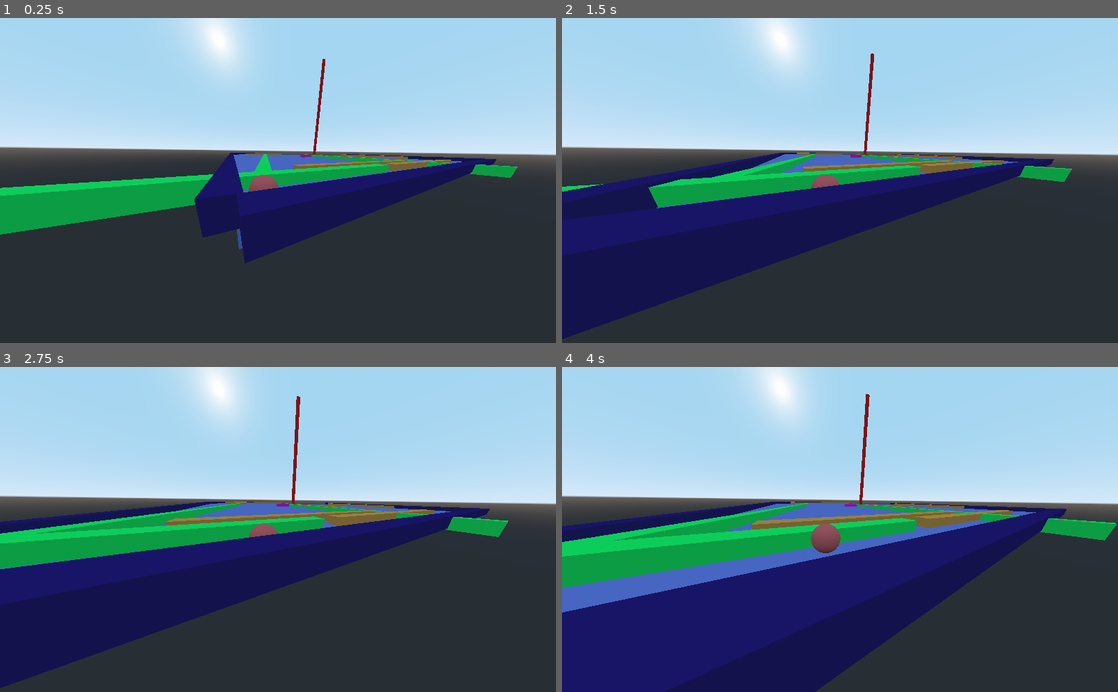
Above: before the commit, frames 1-4 (two rows, left to right).
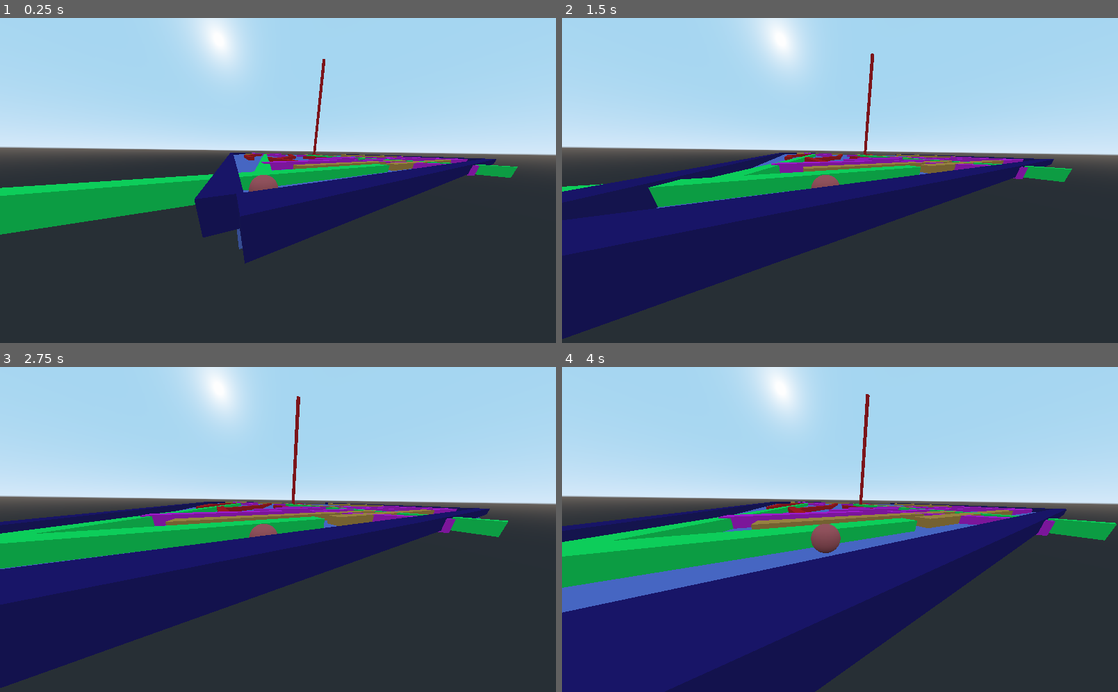
Above: after the commit, the same moments.

Repository: Chinuon/Bhulbhulaiya
Game: Godot game, scene res://Level1.tscn
The game is run twice, just before and just after one commit, with the same random seed, the same clock (stepped at 60 frames per second) and the same inputs. The project has no main scene, so this scene is started directly.
Inputs:
- Up to frame 1 (0.25 s): no input
- Up to frame 2 (1.5 s): tap Enter at 0.5 s; hold Right (ui_right) 0.53-1.28 s; hold Down (ui_down) from 1.28 s (still down)
- Up to frame 3 (2.75 s): tap Space at 2 s; release Down (ui_down) at 2.03 s; hold Right (ui_right) from 2.03 s (still down)
- Up to frame 4 (4 s): release Right (ui_right) at 2.78 s; hold Up (ui_up) 2.78-3.53 s; hold Left (ui_left) from 3.53 s (still down)

The runs differ from the first frame. In frame 1, 0.8% of the frame differs, in the area x 43-87%, y 41-49%; in frame 2, 1.0%; in frame 3, 1.3%; in frame 4, 1.6%, in the area x 28-89%, y 41-52%.

Commit message:
50% comp

Diff:
--- a/Level1.tscn
+++ b/Level1.tscn
@@ -51,6 +51,13 @@
 albedo_color = Color( 0.968627, 0.0862745, 0.870588, 1 )
 
 [sub_resource type="BoxShape" id=22]
+
+[sub_resource type="CubeMesh" id=23]
+
+[sub_resource type="SpatialMaterial" id=24]
+albedo_color = Color( 0.941176, 0.0901961, 0.0901961, 1 )
+
+[sub_resource type="BoxShape" id=25]
 
 [node name="Level1" type="Spatial"]
 
@@ -277,6 +284,7 @@
 shape = SubResource( 19 )
 
 [node name="StaticBody12" type="StaticBody" parent="walls"]
+transform = Transform( 1, 0, 0, 0, 1, 0, 0, 0, 1, 0, 0, -4.43806 )
 
 [node name="MeshInstance" type="MeshInstance" parent="walls/StaticBody12"]
 transform = Transform( 10, 0, 0, 0, 1, 0, 0, 0, 1, 0, 0, 0 )
@@ -286,4 +294,268 @@
 [node name="CollisionShape" type="CollisionShape" parent="walls/StaticBody12"]
 transform = Transform( 10, 0, 0, 0, 1, 0, 0, 0, 1, 0, 0, 0 )
 shape = SubResource( 22 )
+
+[node name="StaticBody13" type="StaticBody" parent="walls"]
+transform = Transform( 1, 0, 0, 0, 1, 0, 0, 0, 1, -2.53118, 0, 35.8143 )
+
+[node name="MeshInstance" type="MeshInstance" parent="walls/StaticBody13"]
+transform = Transform( 10, 0, 0, 0, 1, 0, 0, 0, 1, 0, 0, 0 )
+mesh = SubResource( 20 )
+material/0 = SubResource( 21 )
+
+[node name="CollisionShape" type="CollisionShape" parent="walls/StaticBody13"]
+transform = Transform( 10, 0, 0, 0, 1, 0, 0, 0, 1, 0, 0, 0 )
+shape = SubResource( 22 )
+
+[node name="StaticBody26" type="StaticBody" parent="walls"]
+transform = Transform( -0.456803, 0, 0.889568, -0.0530825, 0.998218, -0.0272585, -0.887983, -0.0596722, -0.455989, -24.1072, 0.156786, -18.4834 )
+
+[node name="MeshInstance" type="MeshInstance" parent="walls/StaticBody26"]
+transform = Transform( 10, 0, 0, 0, 1, 0, 0, 0, 1, 0, 0, 0 )
+mesh = SubResource( 20 )
+material/0 = SubResource( 21 )
+
+[node name="CollisionShape" type="CollisionShape" parent="walls/StaticBody26"]
+transform = Transform( 10, 0, 0, 0, 1, 0, 0, 0, 1, 0, 0, 0 )
+shape = SubResource( 22 )
+
+[node name="StaticBody14" type="StaticBody" parent="walls"]
+transform = Transform( -0.999164, 0, 0.0408816, 0, 1, 0, -0.0408816, 0, -0.999164, 11.6338, 0, 29.2859 )
+
+[node name="MeshInstance" type="MeshInstance" parent="walls/StaticBody14"]
+transform = Transform( 10, 0, 0, 0, 1, 0, 0, 0, 1, 0, 0, 0 )
+mesh = SubResource( 20 )
+material/0 = SubResource( 21 )
+
+[node name="CollisionShape" type="CollisionShape" parent="walls/StaticBody14"]
+transform = Transform( 10, 0, 0, 0, 1, 0, 0, 0, 1, 0, 0, 0 )
+shape = SubResource( 22 )
+
+[node name="StaticBody15" type="StaticBody" parent="walls"]
+transform = Transform( 0.0199827, 0, 0.9998, 0, 1, 0, -0.9998, 0, 0.0199827, 11.6338, 0, 29.802 )
+
+[node name="MeshInstance" type="MeshInstance" parent="walls/StaticBody15"]
+transform = Transform( 10, 0, 0, 0, 1, 0, 0, 0, 1, 0, 0, 0 )
+mesh = SubResource( 20 )
+material/0 = SubResource( 21 )
+
+[node name="CollisionShape" type="CollisionShape" parent="walls/StaticBody15"]
+transform = Transform( 10, 0, 0, 0, 1, 0, 0, 0, 1, 0, 0, 0 )
+shape = SubResource( 22 )
+
+[node name="StaticBody16" type="StaticBody" parent="walls"]
+transform = Transform( 0.999615, 0, -0.0277473, 0, 1, 0, 0.0277473, 0, 0.999615, 32.4116, 0, 44.6505 )
+
+[node name="MeshInstance" type="MeshInstance" parent="walls/StaticBody16"]
+transform = Transform( 10, 0, 0, 0, 1, 0, 0, 0, 1, 0, 0, 0 )
+mesh = SubResource( 20 )
+material/0 = SubResource( 21 )
+
+[node name="CollisionShape" type="CollisionShape" parent="walls/StaticBody16"]
+transform = Transform( 10, 0, 0, 0, 1, 0, 0, 0, 1, 0, 0, 0 )
+shape = SubResource( 22 )
+
+[node name="StaticBody17" type="StaticBody" parent="walls"]
+transform = Transform( 0.00624832, 0, 0.999981, 0, 1, 0, -0.999981, 0, 0.00624832, 41.8071, 0, 34.7667 )
+
+[node name="MeshInstance" type="MeshInstance" parent="walls/StaticBody17"]
+transform = Transform( 10, 0, 0, 0, 1, 0, 0, 0, 1, 0, 0, 0 )
+mesh = SubResource( 20 )
+material/0 = SubResource( 21 )
+
+[node name="CollisionShape" type="CollisionShape" parent="walls/StaticBody17"]
+transform = Transform( 10, 0, 0, 0, 1, 0, 0, 0, 1, 0, 0, 0 )
+shape = SubResource( 22 )
+
+[node name="StaticBody18" type="StaticBody" parent="walls"]
+transform = Transform( -0.630473, 0, 0.776212, 0, 1, 0, -0.776212, 0, -0.630473, 27.8891, 0, 37.3377 )
+
+[node name="MeshInstance" type="MeshInstance" parent="walls/StaticBody18"]
+transform = Transform( 10, 0, 0, 0, 1, 0, 0, 0, 1, 0, 0, 0 )
+mesh = SubResource( 20 )
+material/0 = SubResource( 21 )
+
+[node name="CollisionShape" type="CollisionShape" parent="walls/StaticBody18"]
+transform = Transform( 10, 0, 0, 0, 1, 0, 0, 0, 1, 0, 0, 0 )
+shape = SubResource( 22 )
+
+[node name="StaticBody19" type="StaticBody" parent="walls"]
+transform = Transform( -0.630473, 0, 0.776212, 0, 1, 0, -0.776212, 0, -0.630473, -11.3189, 0, 43.8409 )
+
+[node name="MeshInstance" type="MeshInstance" parent="walls/StaticBody19"]
+transform = Transform( 10, 0, 0, 0, 1, 0, 0, 0, 1, 0, 0, 0 )
+mesh = SubResource( 20 )
+material/0 = SubResource( 21 )
+
+[node name="CollisionShape" type="CollisionShape" parent="walls/StaticBody19"]
+transform = Transform( 10, 0, 0, 0, 1, 0, 0, 0, 1, 0, 0, 0 )
+shape = SubResource( 22 )
+
+[node name="StaticBody20" type="StaticBody" parent="walls"]
+transform = Transform( -0.999989, 0, 0.0047996, 0, 1, 0, -0.0047996, 0, -0.999989, -34.5406, 0.156786, 35.8187 )
+
+[node name="MeshInstance" type="MeshInstance" parent="walls/StaticBody20"]
+transform = Transform( 10, 0, 0, 0, 1, 0, 0, 0, 1, 0, 0, 0 )
+mesh = SubResource( 20 )
+material/0 = SubResource( 21 )
+
+[node name="CollisionShape" type="CollisionShape" parent="walls/StaticBody20"]
+transform = Transform( 10, 0, 0, 0, 1, 0, 0, 0, 1, 0, 0, 0 )
+shape = SubResource( 22 )
+
+[node name="StaticBody21" type="StaticBody" parent="walls"]
+transform = Transform( -0.999989, 0, 0.0047996, 0, 1, 0, -0.0047996, 0, -0.999989, -19.1414, 0.156786, 31.1621 )
+
+[node name="MeshInstance" type="MeshInstance" parent="walls/StaticBody21"]
+transform = Transform( 10, 0, 0, 0, 1, 0, 0, 0, 1, 0, 0, 0 )
+mesh = SubResource( 20 )
+material/0 = SubResource( 21 )
+
+[node name="CollisionShape" type="CollisionShape" parent="walls/StaticBody21"]
+transform = Transform( 10, 0, 0, 0, 1, 0, 0, 0, 1, 0, 0, 0 )
+shape = SubResource( 22 )
+
+[node name="StaticBody22" type="StaticBody" parent="walls"]
+transform = Transform( -0.999989, 0, 0.0047996, 0, 1, 0, -0.0047996, 0, -0.999989, -11.7216, 0.156786, 26.3945 )
+
+[node name="MeshInstance" type="MeshInstance" parent="walls/StaticBody22"]
+transform = Transform( 10, 0, 0, 0, 1, 0, 0, 0, 1, 0, 0, 0 )
+mesh = SubResource( 20 )
+material/0 = SubResource( 21 )
+
+[node name="CollisionShape" type="CollisionShape" parent="walls/StaticBody22"]
+transform = Transform( 10, 0, 0, 0, 1, 0, 0, 0, 1, 0, 0, 0 )
+shape = SubResource( 22 )
+
+[node name="StaticBody23" type="StaticBody" parent="walls"]
+transform = Transform( 0.0071907, 0, 0.999974, 0, 1, 0, -0.999974, 0, 0.0071907, -31.7083, 0.156786, -33.7947 )
+
+[node name="MeshInstance" type="MeshInstance" parent="walls/StaticBody23"]
+transform = Transform( 10, 0, 0, 0, 1, 0, 0, 0, 1, 0, 0, 0 )
+mesh = SubResource( 20 )
+material/0 = SubResource( 21 )
+
+[node name="CollisionShape" type="CollisionShape" parent="walls/StaticBody23"]
+transform = Transform( 10, 0, 0, 0, 1, 0, 0, 0, 1, 0, 0, 0 )
+shape = SubResource( 22 )
+
+[node name="StaticBody24" type="StaticBody" parent="walls"]
+transform = Transform( 0.0071907, 0, 0.999974, 0, 1, 0, -0.999974, 0, 0.0071907, -28.2947, 0.156786, -29.7069 )
+
+[node name="MeshInstance" type="MeshInstance" parent="walls/StaticBody24"]
+transform = Transform( 10, 0, 0, 0, 1, 0, 0, 0, 1, 0, 0, 0 )
+mesh = SubResource( 20 )
+material/0 = SubResource( 21 )
+
+[node name="CollisionShape" type="CollisionShape" parent="walls/StaticBody24"]
+transform = Transform( 10, 0, 0, 0, 1, 0, 0, 0, 1, 0, 0, 0 )
+shape = SubResource( 22 )
+
+[node name="StaticBody25" type="StaticBody" parent="walls"]
+transform = Transform( 0.0071907, 0, 0.999974, 0, 1, 0, -0.999974, 0, 0.0071907, -24.1072, 0.156786, -6.02136 )
+
+[node name="MeshInstance" type="MeshInstance" parent="walls/StaticBody25"]
+transform = Transform( 10, 0, 0, 0, 1, 0, 0, 0, 1, 0, 0, 0 )
+mesh = SubResource( 20 )
+material/0 = SubResource( 21 )
+
+[node name="CollisionShape" type="CollisionShape" parent="walls/StaticBody25"]
+transform = Transform( 10, 0, 0, 0, 1, 0, 0, 0, 1, 0, 0, 0 )
+shape = SubResource( 22 )
+
+[node name="StaticBody27" type="StaticBody" parent="walls"]
+transform = Transform( 0.0235946, 0, 0.999722, 0, 1, 0, -0.999722, 0, 0.0235946, -42.8013, 0, 4.97906 )
+
+[node name="MeshInstance" type="MeshInstance" parent="walls/StaticBody27"]
+transform = Transform( 10, 0, 0, 0, 1, 0, 0, 0, 1, 0, 0, 0 )
+mesh = SubResource( 23 )
+material/0 = SubResource( 24 )
+
+[node name="CollisionShape" type="CollisionShape" parent="walls/StaticBody27"]
+transform = Transform( 10, 0, 0, 0, 1, 0, 0, 0, 1, 0, 0, 0 )
+shape = SubResource( 25 )
+
+[node name="StaticBody28" type="StaticBody" parent="walls"]
+transform = Transform( 0.567743, 0, 0.823206, 0, 1, 0, -0.823206, 0, 0.567743, -35.6475, 0, -13.807 )
+
+[node name="MeshInstance" type="MeshInstance" parent="walls/StaticBody28"]
+transform = Transform( 10, 0, 0, 0, 1, 0, 0, 0, 1, 0, 0, 0 )
+mesh = SubResource( 23 )
+material/0 = SubResource( 24 )
+
+[node name="CollisionShape" type="CollisionShape" parent="walls/StaticBody28"]
+transform = Transform( 10, 0, 0, 0, 1, 0, 0, 0, 1, 0, 0, 0 )
+shape = SubResource( 25 )
+
+[node name="StaticBody29" type="StaticBody" parent="walls"]
+transform = Transform( 0.112717, 0, -0.993627, 0, 1, 0, 0.993627, 0, 0.112717, -15.0333, 0, 21.1105 )
+
+[node name="MeshInstance" type="MeshInstance" parent="walls/StaticBody29"]
+transform = Transform( 10, 0, 0, 0, 1, 0, 0, 0, 1, 0, 0, 0 )
+mesh = SubResource( 23 )
+material/0 = SubResource( 24 )
+
+[node name="CollisionShape" type="CollisionShape" parent="walls/StaticBody29"]
+transform = Transform( 10, 0, 0, 0, 1, 0, 0, 0, 1, 0, 0, 0 )
+shape = SubResource( 25 )
+
+[node name="StaticBody30" type="StaticBody" parent="walls"]
+transform = Transform( 0.112717, 0, -0.993627, 0, 1, 0, 0.993627, 0, 0.112717, -36.255, 0, 25.2669 )
+
+[node name="MeshInstance" type="MeshInstance" parent="walls/StaticBody30"]
+transform = Transform( 10, 0, 0, 0, 1, 0, 0, 0, 1, 0, 0, 0 )
+mesh = SubResource( 23 )
+material/0 = SubResource( 24 )
+
+[node name="CollisionShape" type="CollisionShape" parent="walls/StaticBody30"]
+transform = Transform( 10, 0, 0, 0, 1, 0, 0, 0, 1, 0, 0, 0 )
+shape = SubResource( 25 )
+
+[node name="StaticBody31" type="StaticBody" parent="walls"]
+transform = Transform( -0.703891, 0, -0.710308, 0, 1, 0, 0.710308, 0, -0.703891, -29.6209, 0, 17.351 )
+
+[node name="MeshInstance" type="MeshInstance" parent="walls/StaticBody31"]
+transform = Transform( 10, 0, 0, 0, 1, 0, 0, 0, 1, 0, 0, 0 )
+mesh = SubResource( 23 )
+material/0 = SubResource( 24 )
+
+[node name="CollisionShape" type="CollisionShape" parent="walls/StaticBody31"]
+transform = Transform( 10, 0, 0, 0, 1, 0, 0, 0, 1, 0, 0, 0 )
+shape = SubResource( 25 )
+
+[node name="StaticBody32" type="StaticBody" parent="walls"]
+transform = Transform( -0.439218, 0, -0.89838, 0, 1, 0, 0.89838, 0, -0.439218, -19.133, 0, 3.83941 )
+
+[node name="MeshInstance" type="MeshInstance" parent="walls/StaticBody32"]
+transform = Transform( 10, 0, 0, 0, 1, 0, 0, 0, 1, 0, 0, 0 )
+mesh = SubResource( 23 )
+material/0 = SubResource( 24 )
+
+[node name="CollisionShape" type="CollisionShape" parent="walls/StaticBody32"]
+transform = Transform( 10, 0, 0, 0, 1, 0, 0, 0, 1, 0, 0, 0 )
+shape = SubResource( 25 )
+
+[node name="StaticBody33" type="StaticBody" parent="walls"]
+transform = Transform( -0.439218, 0, -0.89838, 0, 1, 0, 0.89838, 0, -0.439218, -10.3359, 0, -13.7155 )
+
+[node name="MeshInstance" type="MeshInstance" parent="walls/StaticBody33"]
+transform = Transform( 10, 0, 0, 0, 1, 0, 0, 0, 1, 0, 0, 0 )
+mesh = SubResource( 23 )
+material/0 = SubResource( 24 )
+
+[node name="CollisionShape" type="CollisionShape" parent="walls/StaticBody33"]
+transform = Transform( 10, 0, 0, 0, 1, 0, 0, 0, 1, 0, 0, 0 )
+shape = SubResource( 25 )
+
+[node name="StaticBody34" type="StaticBody" parent="walls"]
+transform = Transform( -0.439218, 0, -0.89838, 0, 1, 0, 0.89838, 0, -0.439218, 14.5968, 0, -13.7155 )
+
+[node name="MeshInstance" type="MeshInstance" parent="walls/StaticBody34"]
+transform = Transform( 10, 0, 0, 0, 1, 0, 0, 0, 1, 0, 0, 0 )
+mesh = SubResource( 23 )
+material/0 = SubResource( 24 )
+
+[node name="CollisionShape" type="CollisionShape" parent="walls/StaticBody34"]
+transform = Transform( 10, 0, 0, 0, 1, 0, 0, 0, 1, 0, 0, 0 )
+shape = SubResource( 25 )
 [connection signal="body_entered" from="walls/Area" to="walls/Area" method="_on_Area_body_entered"]
Not shown: 1 places in Level1.tscn that only renumber resources
